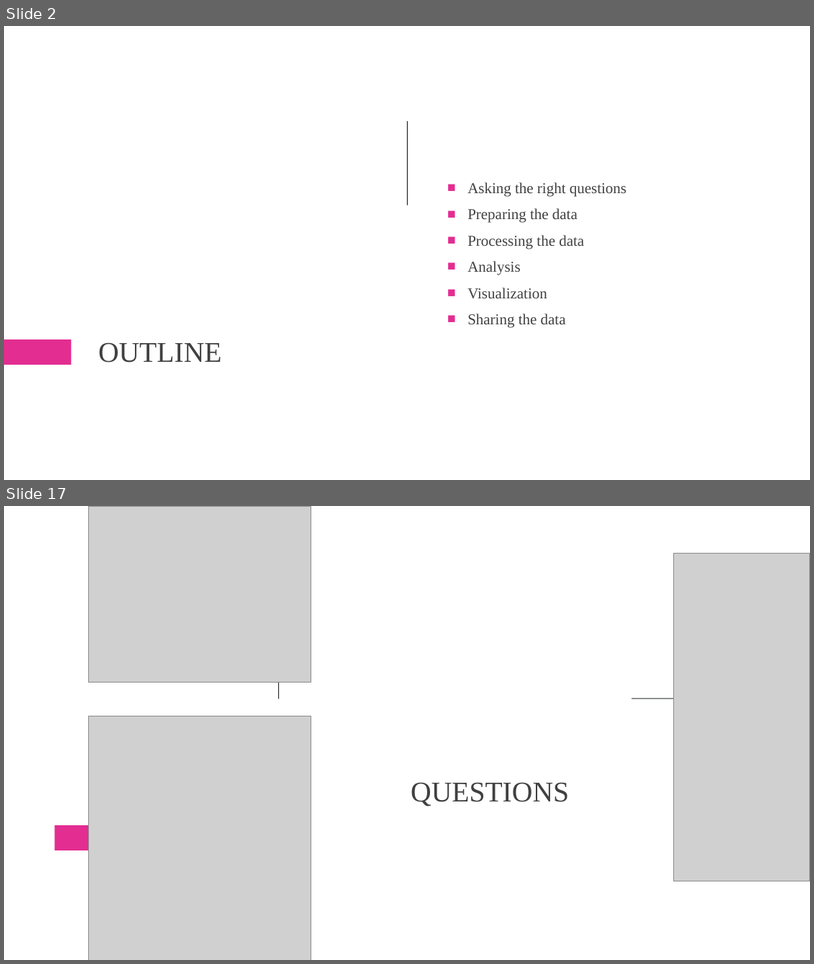
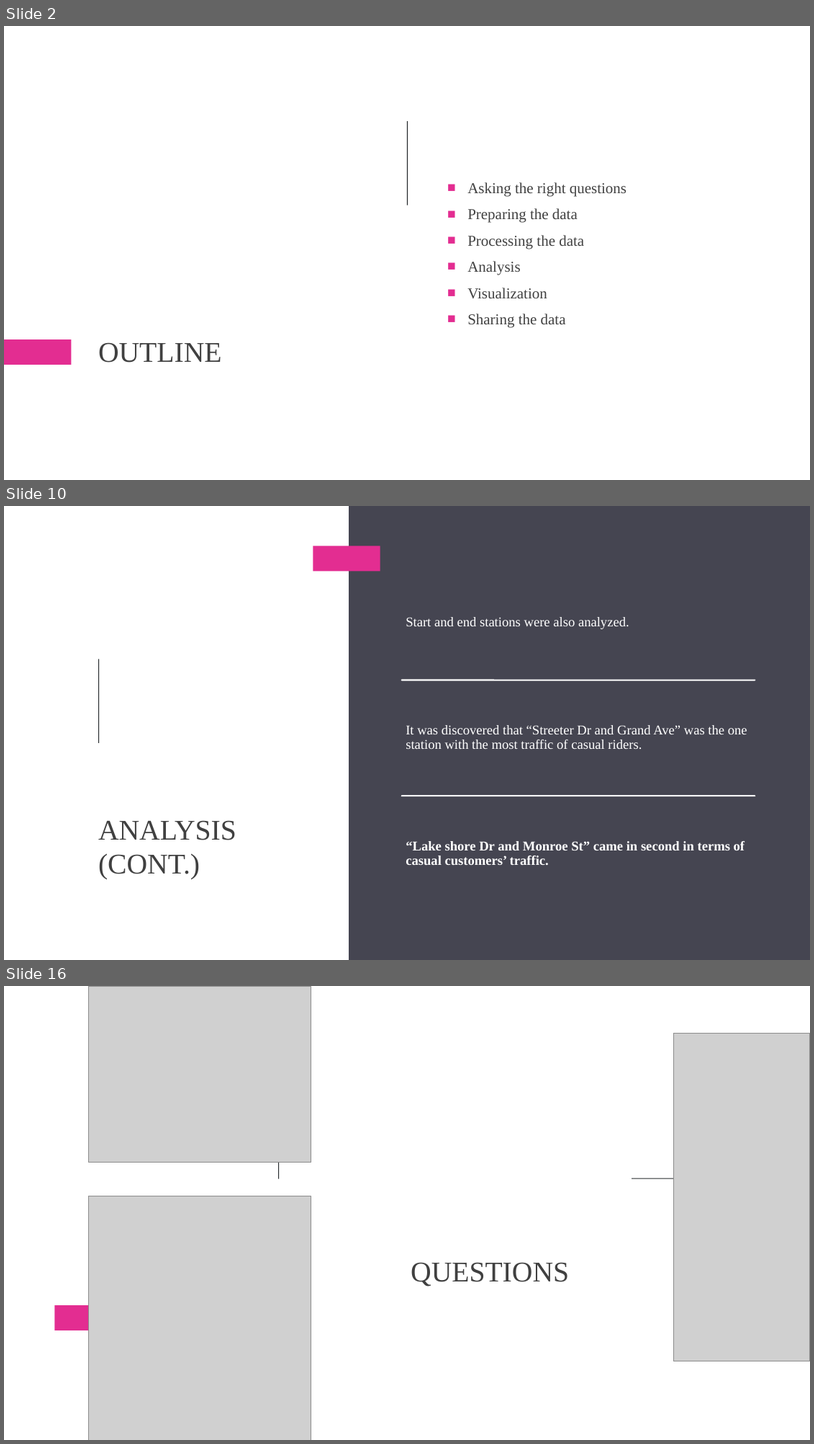
Before and after one commit to MuhammadOwais766/Google_Case_Study, a slide deck: Case_Study_Presentation.pptx. Shown one above the other, each under a label of ours: slides 2 and 17 before the commit, slides 2, 10 and 16 after it; the slides between them are not shown. The pictures are 814x964 and 814x1444 pixels, drawn with LibreOffice and Linux fonts; fonts in the diff are those of the drawing; grey boxes stand for pictures. Boxes give left, top, right and bottom in pixels: in the first picture for what was removed or moved away, otherwise in the second. Text is boxed around its words. In the diff, an @@ line names an element or a change of style, - is before the commit and + after.

```diff
--- a/Case_Study_Presentation.pptx
+++ b/Case_Study_Presentation.pptx
@@ slide 10 added at [4,506,810,960], background #FFFFFF @@
@@ rectangle added at [349,506,810,960], fill #454551 @@
@@ rectangle added at [313,546,381,572], fill #E32D91 @@
@@ rectangle added at [98,659,99,743], fill #24282B @@
@@ title added at [98,820,237,879], 34 pt, text #404040 @@
+ANALYSIS (CONT.)
@@ group added at [402,617,756,865]: 3 texts, 2 lines @@
+Start and end stations were also analyzed.
+It was discovered that “Streeter Dr and Grand Ave” was the one station with the most traffic of casual riders.
+“Lake shore Dr and Monroe St” came in second in terms of casual customers’ traffic.
@@ what was slide 17 is now slide 16 @@
```
Also in this commit, not shown: 4 slides changed, 10 other slides added, 12 slides removed, 8 other files.
